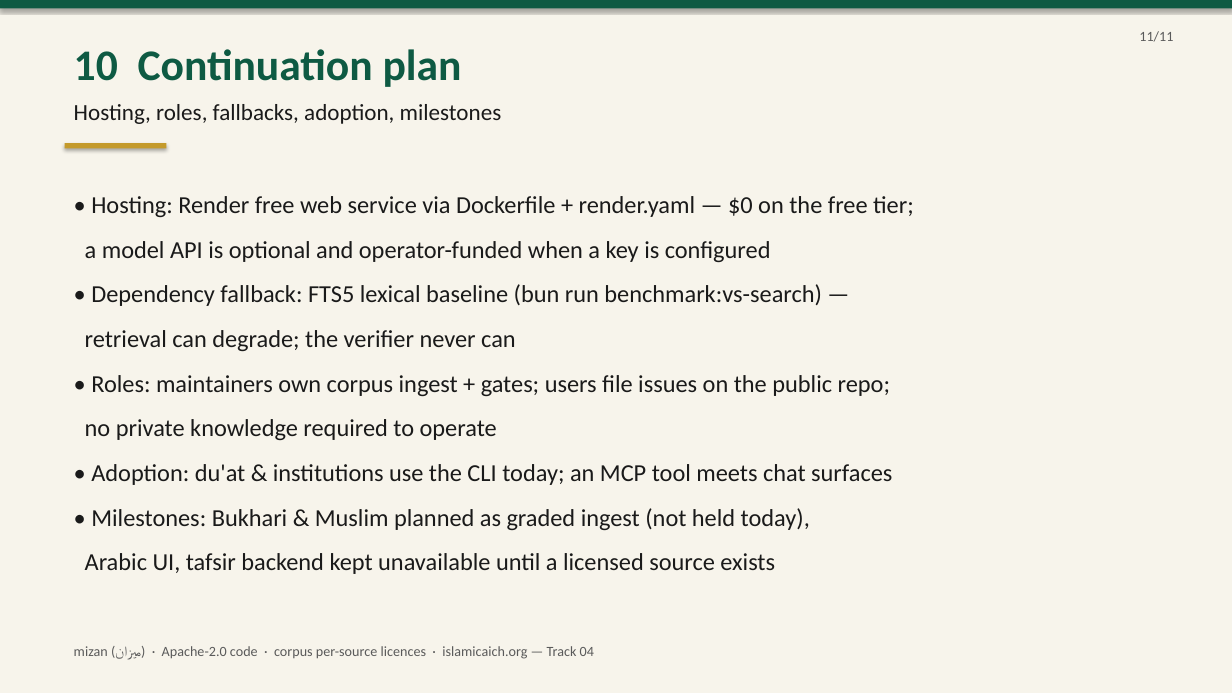
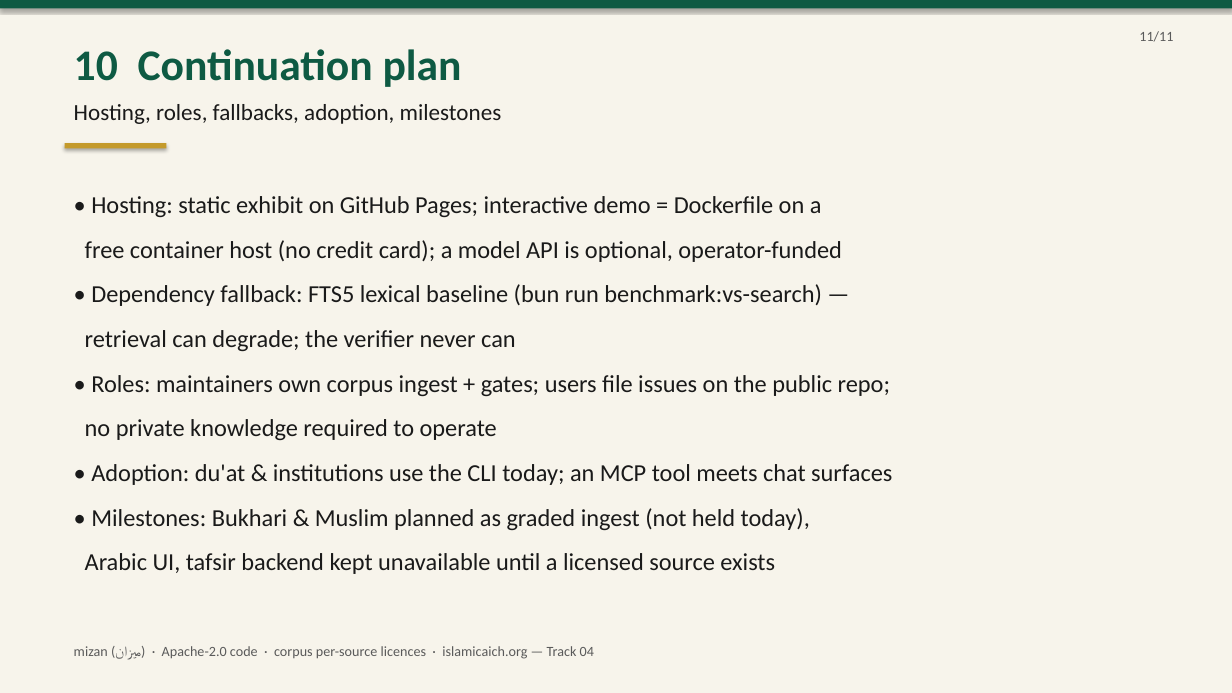
Before and after one commit to mossaudi/mizan, a slide deck: slide 11 of submission/mizan-idea-10slides.pptx. Drawn at 1232x693 pixels with LibreOffice and Linux fonts; fonts in the diff are those of the drawing. Boxes give left, top, right and bottom in pixels: in the first picture for what was removed or moved away, otherwise in the second. Text is boxed around its words. In the diff, an @@ line names an element or a change of style, - is before the commit and + after.

Commit message:
Refactor live demo documentation and deployment instructions
- Updated live demo section in `docs/live-demo.md` to clarify deployment options for SnapDeploy and Render.
- Revised references in `submission/form-texts.md` to reflect changes in live demo hosting and accessibility.
- Modified `submission/make_deck.py` to align hosting descriptions with updated documentation.
- Adjusted content in `submission/mizan-idea-10slides.pdf` and `submission/mizan-idea-10slides.pptx` to reflect new hosting details.
- Added server error log file for better debugging.
- Introduced new views in `apps/cli/src/server/views.ts` for improved badge and verification display logic.

```diff
--- a/submission/mizan-idea-10slides.pptx
+++ b/submission/mizan-idea-10slides.pptx
@@ text at bbox=[85, 196, 842, 262]: text changed @@
-• Hosting: Render free web service via Dockerfile + render.yaml — $0 on the free tier;
-a model API is optional and operator-funded when a key is configured
+• Hosting: static exhibit on GitHub Pages; interactive demo = Dockerfile on a
+free container host (no credit card); a model API is optional, operator-funded
```
Also in this commit, not shown: 8 other files.
